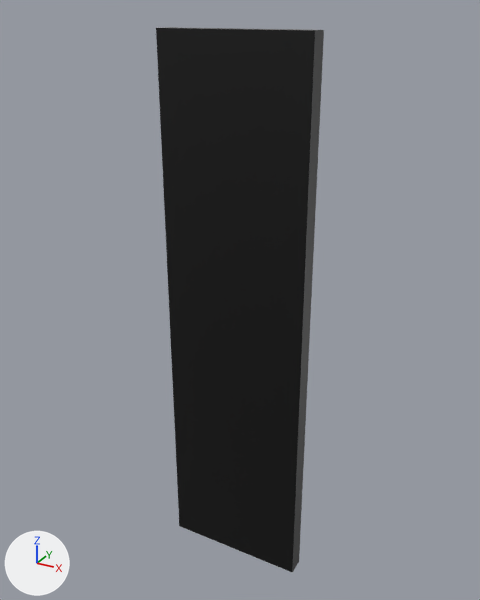
The glTF model assets/models/Elevator Export.gltf as it was, and as the next commit left it.
Before and after are seen from a camera (50 mm lens) standing at (-0.706, -2.049, 1.621) and looking at (-1.054, -1.415, 1.305). Arrows for +X, +Y and +Z are at lower left; the lights stay in place. Objects named as collision shapes, trigger or cutter boxes, shadow casters or lower levels of detail are left out.
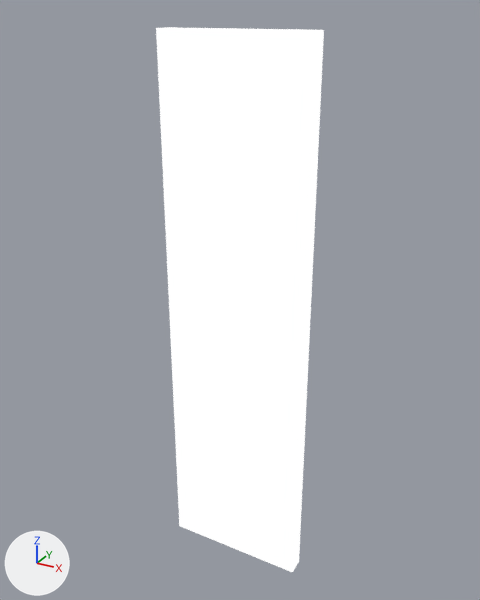
Where the change shows, as pixel boxes (x1, y1, x2, y2) in the pictures (480 x 600 px):
'Cube', recoloured (black to white): (156, 27, 324, 572) in both

The change, as a list of edits to the scene's bpy script:
```text
Add mat_cube:
    mat_cube = bpy.data.materials.new('Cube')
    # nodes: BsdfPrincipled, Mix, OutputMaterial, VertexColor
    # colours: black #000000
Change me_cube:
    where me_cube.from_pydata(...)  # 192 vertices, 380 faces; spans x -0.522..-0.345, y -0.914..-0.893, z 0.149..0.809
    remove me_cube.materials.append(mat_defaultmaterial_004)
    add me_cube.materials.append(mat_cube)
```
